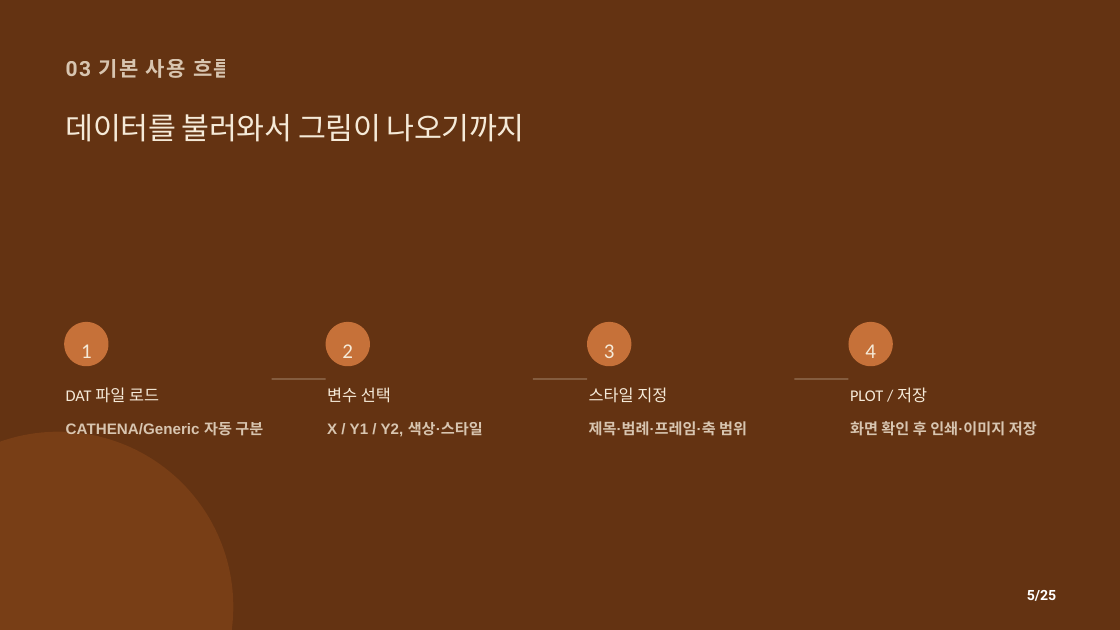
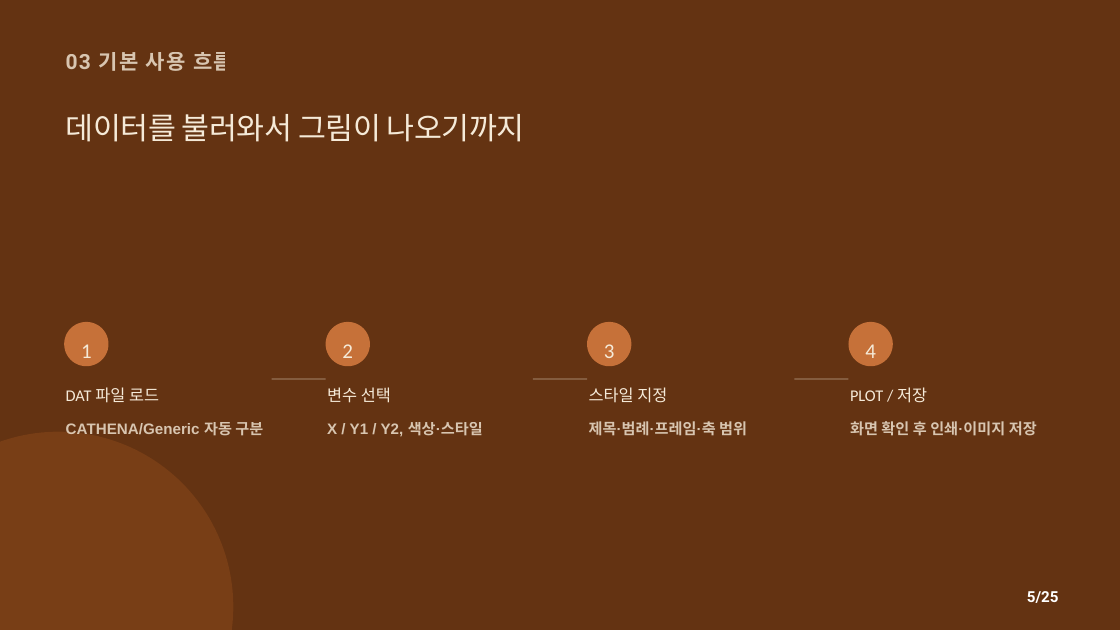
Before and after one commit to CWKIM113/CathPlot_Pub, a slide deck: slide 5 of CathPlot_발표.pptx. Drawn at 1120x630 pixels with LibreOffice and Linux fonts; fonts in the diff are those of the drawing. Boxes give left, top, right and bottom in pixels: in the first picture for what was removed or moved away, otherwise in the second. Text is boxed around its words. In the diff, an @@ line names an element or a change of style, - is before the commit and + after.

```diff
--- a/CathPlot_발표.pptx
+++ b/CathPlot_발표.pptx
@@ text "03 기본 사용 흐름": place and size @@
-text "03 기본 사용 흐름" at [66, 59, 233, 78]
+text "03 기본 사용 흐름" at [66, 52, 233, 71]
@@ text "03 기본 사용 흐름" at [66, 52, 233, 71]: line spacing 0.84 to 0.94 @@
@@ text "5/25" at [1027, 591, 1059, 603]: size 18 to 19.5 pt @@
```
Also in this commit, not shown: 22 other slides changed, 1 other file.
